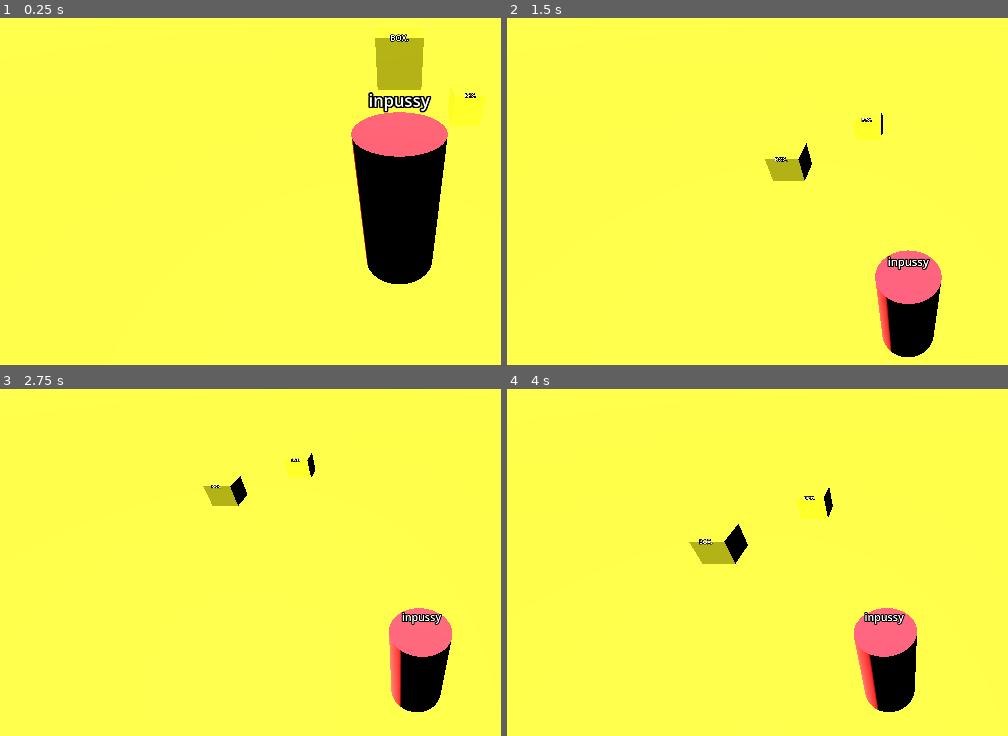
Above: before the commit, frames 1-4 (two rows, left to right).
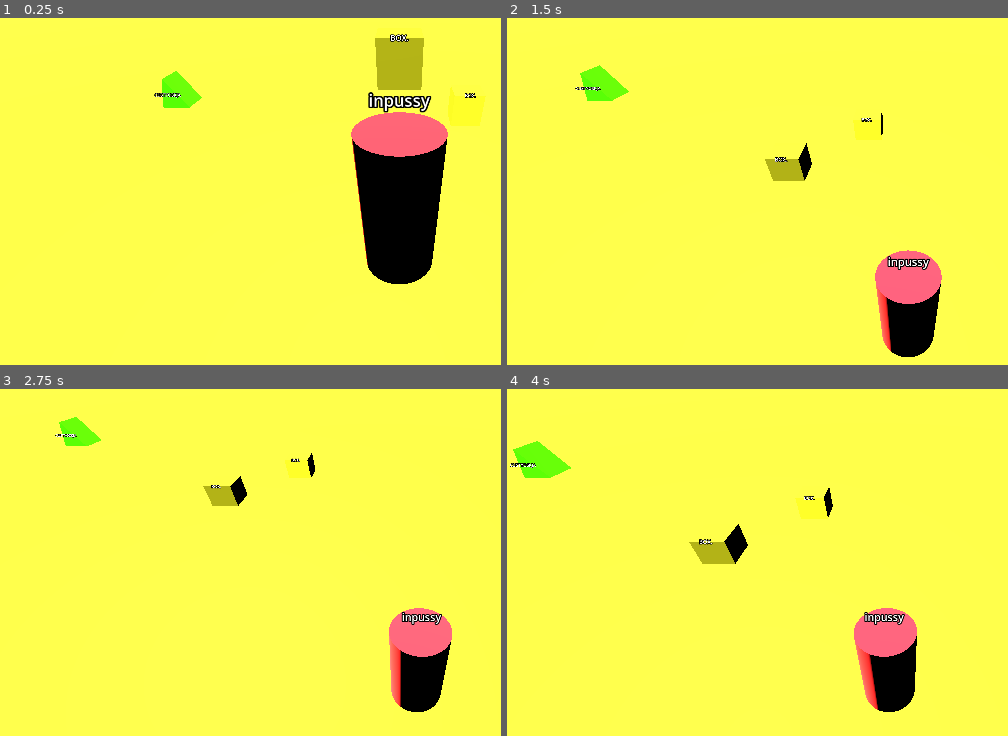
Above: after the commit, the same moments.

Repository: ferafiks/game-dzem-2
Game: Godot game, scene res://test_level.tscn
The game is run twice, just before and just after one commit, with the same random seed, the same clock (stepped at 60 frames per second) and the same inputs.
Inputs:
- Up to frame 1 (0.25 s): no input
- Up to frame 2 (1.5 s): hold D (right) 0.53-1.28 s; tap Q (drop) at 0.6, 1.35 s; hold S (down) from 1.28 s (still down)
- Up to frame 3 (2.75 s): release S (down) at 2.03 s; hold D (right) from 2.03 s (still down); tap E (take) at 2.1 s; tap Q (drop) at 2.3 s
- Up to frame 4 (4 s): release D (right) at 2.78 s; hold W (up) 2.78-3.53 s; tap Q (drop) at 2.85, 3.6 s; hold A (left) from 3.53 s (still down)

The runs differ from the first frame. In frame 1, 0.6% of the frame differs, in the area x 30-41%, y 15-26%; in frame 2, 0.6%; in frame 3, 0.5%; in frame 4, 0.8%, in the area x 0-13%, y 14-26%.

Commit message:
time and early lose screen

Diff:
--- a/crate.gd
+++ b/crate.gd
@@ -1,5 +1,5 @@
 extends RigidBody3D
-
+@export var target_customer: StaticBody3D
 
 # Called when the node enters the scene tree for the first time.
 func take(node_pos):
@@ -15,3 +15,13 @@
 func drop():
 	process_mode = Node.PROCESS_MODE_ALWAYS
 	print('DROPPED: ', self)
+	#await get_tree().create_timer(2.0).timeout
+	#delivered()
+func delivered():
+	var rodzenstwo_load = preload("res://particle_boom.tscn")
+	var rodzenstwo = rodzenstwo_load.instantiate()
+	rodzenstwo.position = position
+	rodzenstwo.visible = true
+	rodzenstwo.emitting = true
+	add_sibling(rodzenstwo)
+	queue_free()
--- a/crate.tscn
+++ b/crate.tscn
@@ -1,10 +1,20 @@
 [gd_scene format=3 uid="uid://dsvbntut4fm2u"]
 
 [ext_resource type="Script" uid="uid://c088eseierot8" path="res://crate.gd" id="1_uep05"]
+[ext_resource type="PackedScene" uid="uid://dsbsxc84sp8lp" path="res://particle_boom.tscn" id="2_mo0jf"]
 
 [sub_resource type="BoxShape3D" id="BoxShape3D_4417n"]
 
 [sub_resource type="BoxMesh" id="BoxMesh_uep05"]
+
+[sub_resource type="ParticleProcessMaterial" id="ParticleProcessMaterial_uep05"]
+emission_shape = 2
+emission_sphere_radius = 1.5
+gravity = Vector3(0, 0, 0)
+radial_accel_min = 56.67
+radial_accel_max = 99.99999
+
+[sub_resource type="SphereMesh" id="SphereMesh_uep05"]
 
 [node name="Crate" type="RigidBody3D" unique_id=1698030415 groups=["grabbale"]]
 disable_mode = 1
@@ -24,3 +34,18 @@
 
 [node name="CrateTopMarker3D" type="Marker3D" parent="." unique_id=455581682]
 transform = Transform3D(1, 0, 0, 0, 1, 0, 0, 0, 1, 0, 1, 0)
+
+[node name="GPUParticles3D" type="GPUParticles3D" parent="." unique_id=372493948]
+visible = false
+emitting = false
+amount = 32
+lifetime = 0.5
+interp_to_end = 0.5
+one_shot = true
+speed_scale = 1.5
+explosiveness = 0.69
+randomness = 1.0
+process_material = SubResource("ParticleProcessMaterial_uep05")
+draw_pass_1 = SubResource("SphereMesh_uep05")
+
+[node name="GPUParticles3D2" parent="." unique_id=1201064849 instance=ExtResource("2_mo0jf")]
--- /dev/null
+++ b/customer.gd
@@ -0,0 +1,13 @@
+extends StaticBody3D
+
+
+# Called when the node enters the scene tree for the first time.
+func _ready() -> void:
+	pass # Replace with function body.
+
+
+func _on_area_3d_body_entered(body: Node3D) -> void:
+	print(body)
+	if "Crate" in body.get_name():
+		if body.target_customer == self:
+			body.delivered()
--- a/customer.tscn
+++ b/customer.tscn
@@ -1,11 +1,21 @@
 [gd_scene format=3 uid="uid://qkkiksge1seq"]
 
+[ext_resource type="Script" uid="uid://b83tjfvnglyx2" path="res://customer.gd" id="1_7tiyv"]
+
+[sub_resource type="StandardMaterial3D" id="StandardMaterial3D_7tiyv"]
+albedo_color = Color(0, 1, 0, 1)
+
 [sub_resource type="PrismMesh" id="PrismMesh_8l5f2"]
+material = SubResource("StandardMaterial3D_7tiyv")
 
 [sub_resource type="ConcavePolygonShape3D" id="ConcavePolygonShape3D_7tiyv"]
 data = PackedVector3Array(0, 0.5, 0.5, 0.5, -0.5, 0.5, -0.5, -0.5, 0.5, 0, 0.5, -0.5, -0.5, -0.5, -0.5, 0.5, -0.5, -0.5 …(286 unchanged characters)…
 
+[sub_resource type="BoxShape3D" id="BoxShape3D_r8ta2"]
+size = Vector3(1.3376465, 0.25146484, 1.5043945)
+
 [node name="Customer" type="StaticBody3D" unique_id=495619890]
+script = ExtResource("1_7tiyv")
 
 [node name="MeshInstance3D" type="MeshInstance3D" parent="." unique_id=122064011]
 mesh = SubResource("PrismMesh_8l5f2")
@@ -16,3 +26,11 @@
 [node name="Label3D" type="Label3D" parent="." unique_id=1743519795]
 transform = Transform3D(1, 0, 0, 0, 0.70710677, 0.70710677, 0, -0.70710677, 0.70710677, 0, 0, 0.6102022)
 text = "CUSTYOSKJA"
+
+[node name="Area3D" type="Area3D" parent="." unique_id=519491581]
+
+[node name="CollisionShape3D2" type="CollisionShape3D" parent="Area3D" unique_id=149503055]
+transform = Transform3D(1, 0, 0, 0, 1, 0, 0, 0, 1, -0.042513013, -0.37426758, 1.0317833)
+shape = SubResource("BoxShape3D_r8ta2")
+
+[connection signal="body_entered" from="Area3D" to="." method="_on_area_3d_body_entered"]
--- /dev/null
+++ b/lose_pop_up.tscn
@@ -0,0 +1,31 @@
+[gd_scene format=3 uid="uid://brvk0mb5u1pt0"]
+
+[sub_resource type="LabelSettings" id="LabelSettings_4jmbf"]
+font_size = 64
+
+[node name="Control" type="Control" unique_id=518710101]
+layout_mode = 3
+anchors_preset = 8
+anchor_left = 0.5
+anchor_top = 0.5
+anchor_right = 0.5
+anchor_bottom = 0.5
+grow_horizontal = 2
+grow_vertical = 2
+
+[node name="Label" type="Label" parent="." unique_id=1150466754]
+layout_mode = 1
+anchors_preset = 8
+anchor_left = 0.5
+anchor_top = 0.5
+anchor_right = 0.5
+anchor_bottom = 0.5
+offset_left = -88.5
+offset_top = -11.5
+offset_right = 88.5
+offset_bottom = 11.5
+grow_horizontal = 2
+grow_vertical = 2
+text = "YOIH LOSEDDDDDDDDe"
+label_settings = SubResource("LabelSettings_4jmbf")
+horizontal_alignment = 1
--- /dev/null
+++ b/particle_boom.tscn
@@ -0,0 +1,26 @@
+[gd_scene format=3 uid="uid://dsbsxc84sp8lp"]
+
+[sub_resource type="ParticleProcessMaterial" id="ParticleProcessMaterial_uep05"]
+emission_shape = 2
+emission_sphere_radius = 1.5
+gravity = Vector3(0, 0, 0)
+radial_accel_min = 56.67
+radial_accel_max = 99.99999
+
+[sub_resource type="TextMesh" id="TextMesh_mo0jf"]
+text = "BOOM"
+font_size = 127
+uppercase = true
+
+[node name="GPUParticles3D2" type="GPUParticles3D" unique_id=1201064849]
+visible = false
+emitting = false
+amount = 16
+lifetime = 0.5
+interp_to_end = 0.5
+one_shot = true
+speed_scale = 1.5
+explosiveness = 0.69
+randomness = 1.0
+process_material = SubResource("ParticleProcessMaterial_uep05")
+draw_pass_1 = SubResource("TextMesh_mo0jf")
--- /dev/null
+++ b/test_level.gd
@@ -0,0 +1,12 @@
+extends Node3D
+
+func lose():
+	var lose_screen = load("res://lose_pop_up.tscn")
+	var lose_inst = lose_screen.instantiate()
+	add_child(lose_inst)
+	get_tree().paused = true
+
+
+
+func _on_timer_timeout() -> void:
+	lose()
--- a/test_level.tscn
+++ b/test_level.tscn
@@ -1,7 +1,9 @@
 [gd_scene format=3 uid="uid://dr0fhp8qls1if"]
 
+[ext_resource type="Script" uid="uid://cnwtlrwowfup6" path="res://test_level.gd" id="1_4ptq8"]
 [ext_resource type="PackedScene" uid="uid://vp6lwt2gaypn" path="res://steampussy.tscn" id="1_gojnm"]
 [ext_resource type="PackedScene" uid="uid://dsvbntut4fm2u" path="res://crate.tscn" id="2_1c2mv"]
+[ext_resource type="PackedScene" uid="uid://qkkiksge1seq" path="res://customer.tscn" id="3_f7g2b"]
 
 [sub_resource type="WorldBoundaryShape3D" id="WorldBoundaryShape3D_1c2mv"]
 
@@ -9,6 +11,7 @@
 size = Vector2(1000, 1000)
 
 [node name="TestLevel" type="Node3D" unique_id=2109588144]
+script = ExtResource("1_4ptq8")
 
 [node name="StaticBody3D" type="StaticBody3D" parent="." unique_id=505232912]
 
@@ -32,10 +35,21 @@
 [node name="Camera3D" parent="steampussy" index="3" unique_id=1989415634]
 transform = Transform3D(1, 0, 0, 0, 0.7071068, 0.7071068, 0, -0.7071068, 0.7071068, 9.536743e-07, 5.5406947, 3.6975923)
 
-[node name="Crate" parent="." unique_id=1698030415 instance=ExtResource("2_1c2mv")]
+[node name="Crate" parent="." unique_id=1698030415 node_paths=PackedStringArray("target_customer") instance=ExtResource("2_1c2mv")]
 transform = Transform3D(1, 0, 0, 0, 1, 0, 0, 0, 1, 0, 3.4087868, -2.1600285)
+target_customer = NodePath("../Customer")
 
 [node name="Crate2" parent="." unique_id=2084052760 instance=ExtResource("2_1c2mv")]
 transform = Transform3D(1, 0, 0, 0, 1, 0, 0, 0, 1, 2.2743149, 1.3170943, -4.911859)
 
+[node name="Customer" parent="." unique_id=495619890 instance=ExtResource("3_f7g2b")]
+transform = Transform3D(1, 0, 0, 0, 1, 0, 0, 0, 1, -8.543572, 1.580394, -6.4760303)
+
+[node name="Timer" type="Timer" parent="." unique_id=47658328]
+wait_time = 2137.0
+one_shot = true
+autostart = true
+
+[connection signal="timeout" from="Timer" to="." method="_on_timer_timeout"]
+
 [editable path="steampussy"]
Not shown, added: customer.gd.uid
Not shown, added: test_level.gd.uid
